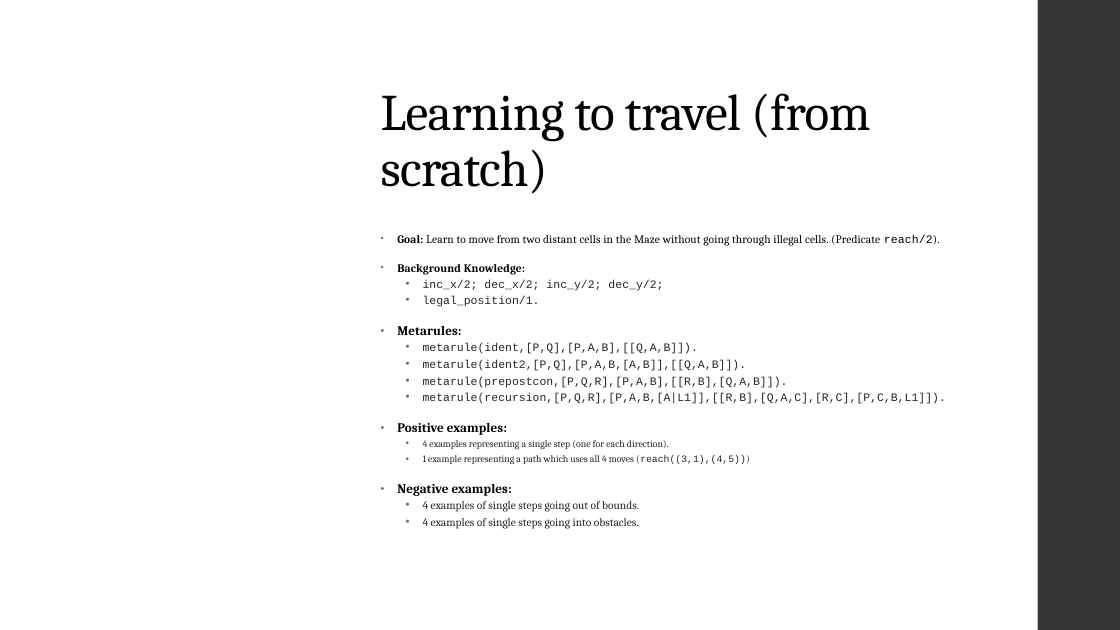
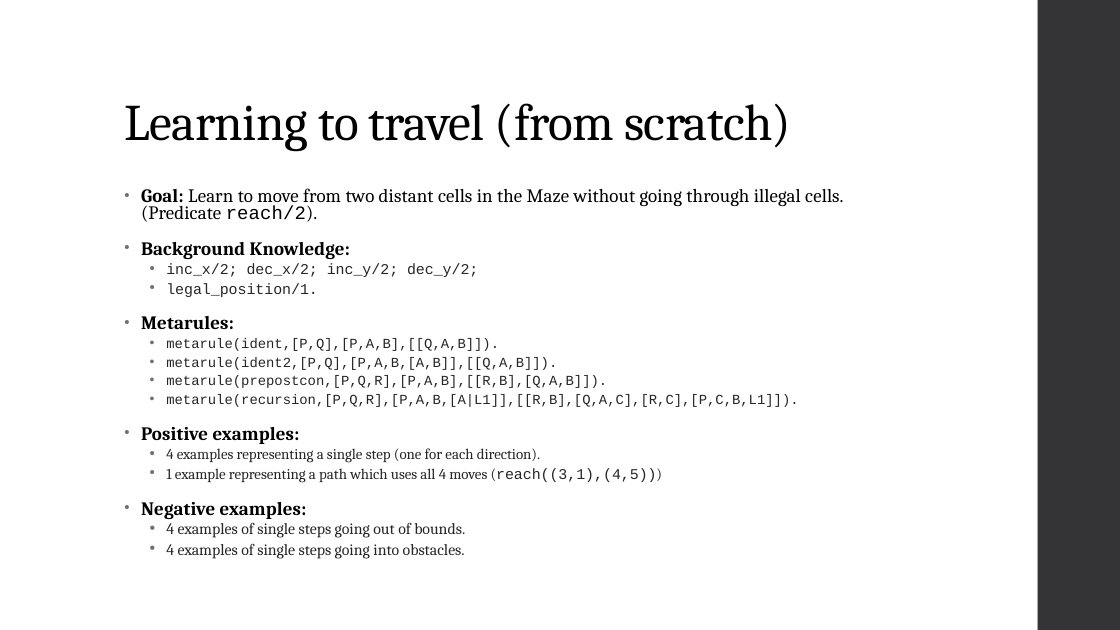
Before and after one commit to Alex-Dell1/ATAI_Maze_Project, a slide deck: slide 19 of ATAI_Presentation.pptx (slide 11 before the commit). Drawn at 1120x630 pixels with LibreOffice and Linux fonts; fonts in the diff are those of the drawing; background and template pictures are left out. Boxes give left, top, right and bottom in pixels: in the first picture for what was removed or moved away, otherwise in the second. Text is boxed around its words. In the diff, an @@ line names an element or a change of style, - is before the commit and + after.

```diff
--- a/ATAI_Presentation.pptx
+++ b/ATAI_Presentation.pptx
@@ rectangle: place and size @@
-rectangle at (327,0,1038,630)
+rectangle at (0,0,1038,630)
@@ rectangle at (0,0,1038,630): fill #FFFFFF at 91% opacity to #FFFFFF @@
@@ title "Learning to travel (from scratch)" rewrapped from (381,93,870,193) to (124,103,791,151) @@
@@ text "Goal: Learn to move from ...": place and size @@
-text "Goal: Learn to move from ..." at (397,235,946,529)
+text "Goal: Learn to move from ..." at (141,188,843,559)
@@ text "Goal: Learn to move from ..." at (141,188,843,559): size 9.8 to 16.1 pt in "Goal: Learn to move from two distant ...", "Background Knowledge:"; size 9.8 to 12.8 pt in "inc_x/2; dec_x/2; inc_y/2; dec_y/2;", "legal_position/1."; size 11.2 to 16.1 pt in "Metarules:", "Positive examples:", "Negative examples:"; size 9.8 to 11.9 pt in "metarule(ident,[P,Q],[P,A,B],[[Q,A,B]]).", "metarule(ident2,[P,Q],[P,A,B,[A,B]],[[Q,A,B]]).", "metarule(prepostcon,[P,Q,R],[P,A,B],[[R,B],[Q,A,B]]).", "metarule(recursion,[P,Q,R],[P,A,B,[A|L1]],[[R,B],[Q,A,C],[R, ..."; size 8.4 to 12.8 pt in "4 examples representing a single step (one ...", "1 example representing a path which uses ..."; size 9.8 to 13.6 pt in "4 examples of single steps going out ...", "4 examples of single steps going into ..." @@
```
Also in this commit, not shown: 5 other slides changed, 13 slides added, 1 other file.
